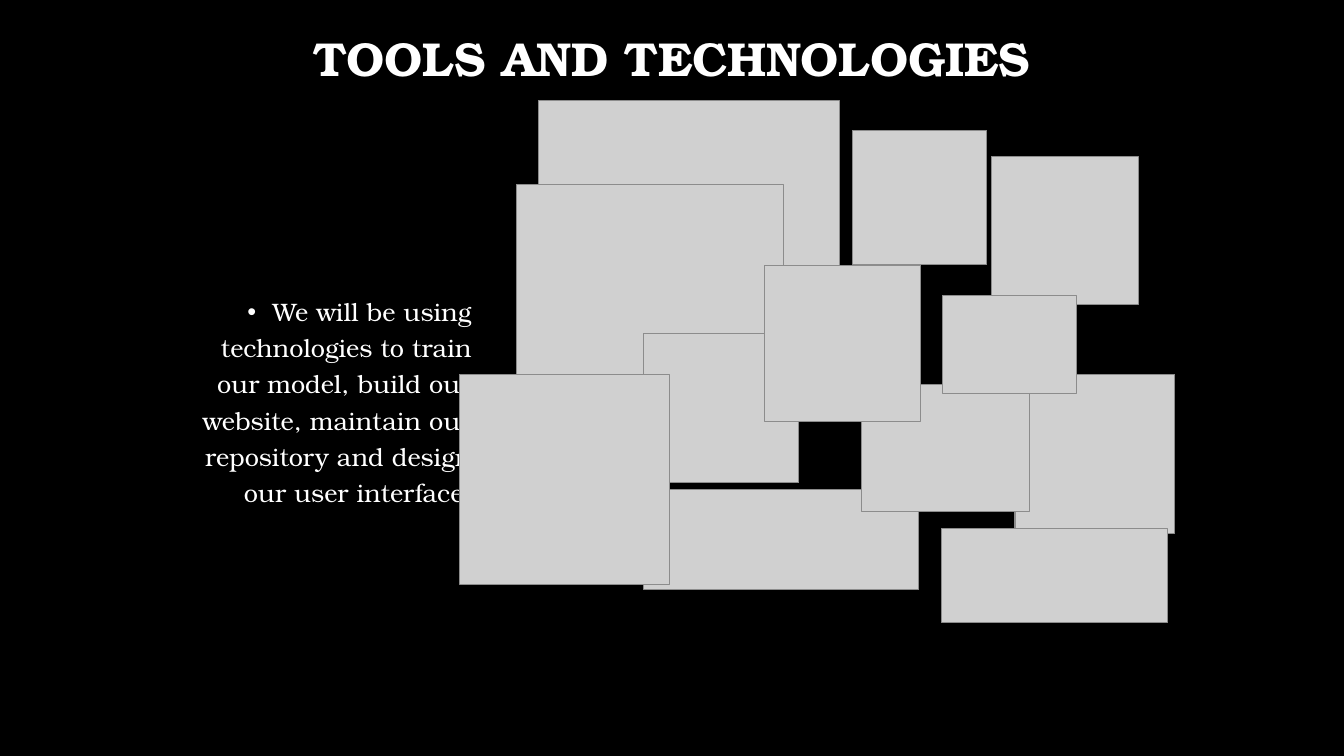
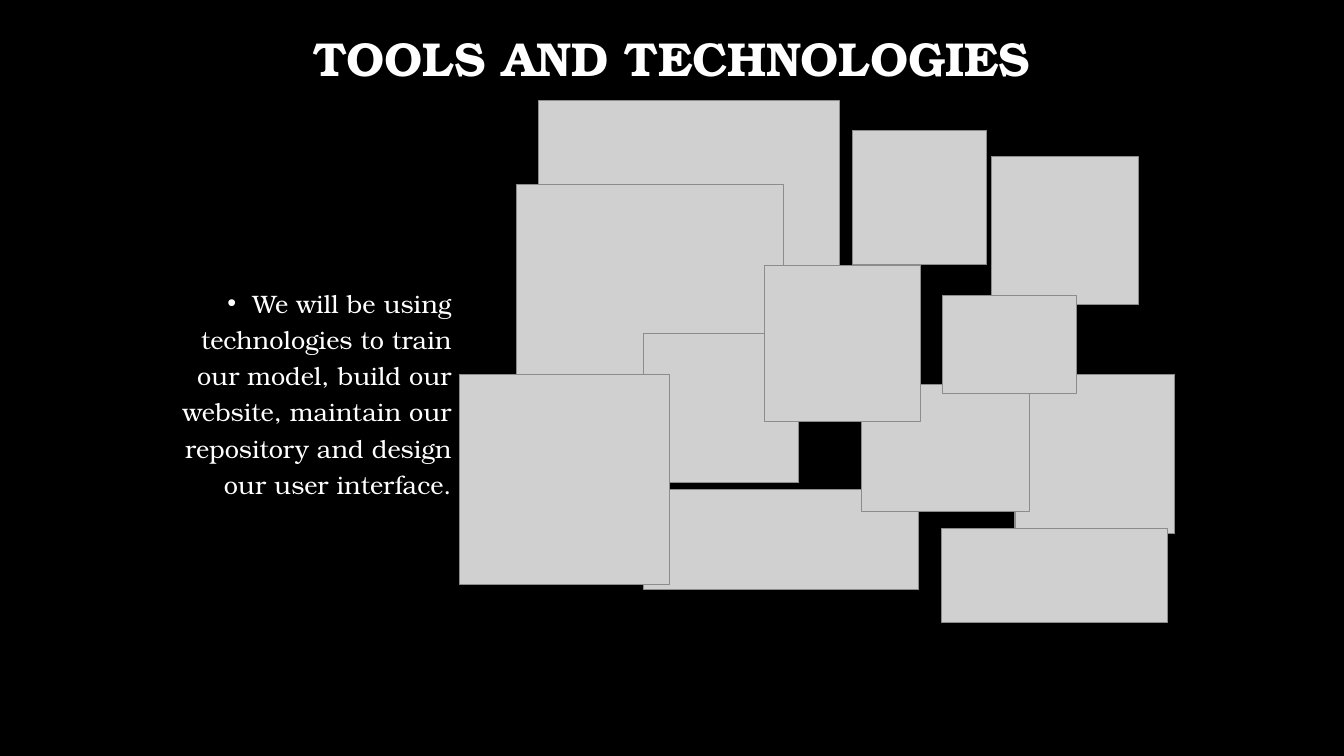
Before and after one commit to aimanahmedmoin1997/FinalYearProject, a slide deck: slide 6 of Kaavish Evaluation I/Evaluation I.pptx. Drawn at 1344x756 pixels with LibreOffice and Linux fonts; fonts in the diff are those of the drawing; grey boxes stand for pictures; background and template pictures are left out. Boxes give left, top, right and bottom in pixels: in the first picture for what was removed or moved away, otherwise in the second. Text is boxed around its words. In the diff, an @@ line names an element or a change of style, - is before the commit and + after.

```diff
--- a/Kaavish Evaluation I/Evaluation I.pptx
+++ b/Kaavish Evaluation I/Evaluation I.pptx
@@ text "We will be using technologies ..." rewrapped from [203,303,472,509] to [183,295,452,495] @@
```
Also in this commit, not shown: 5 other slides changed, 1 slide added, 1 slide removed.
